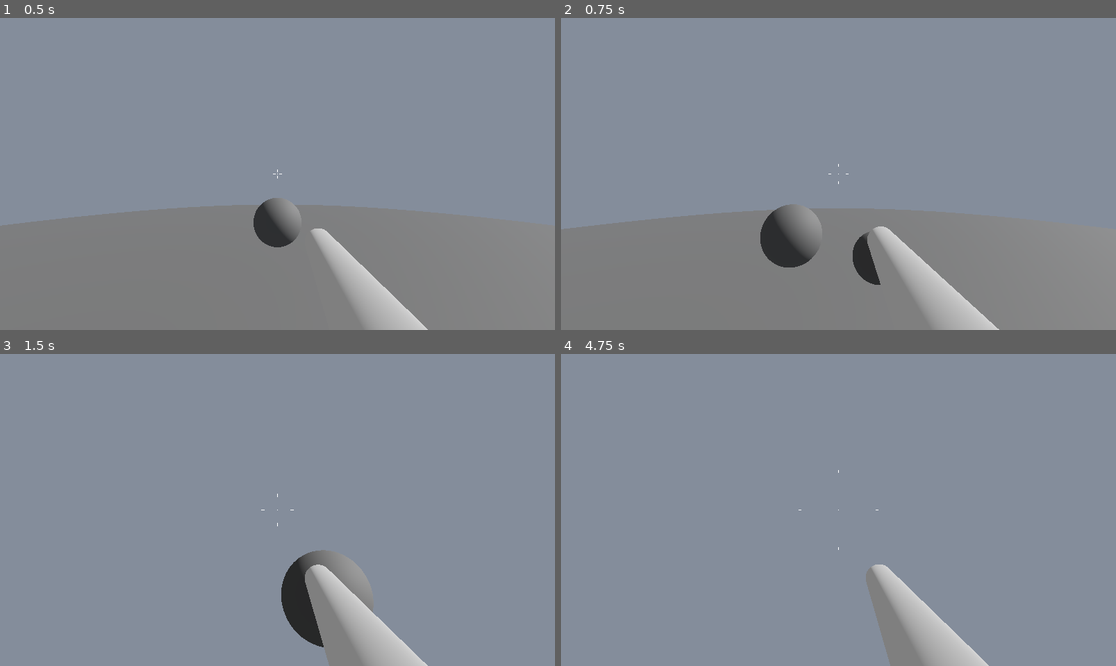
Above: before the commit, frames 1-4 (two rows, left to right).
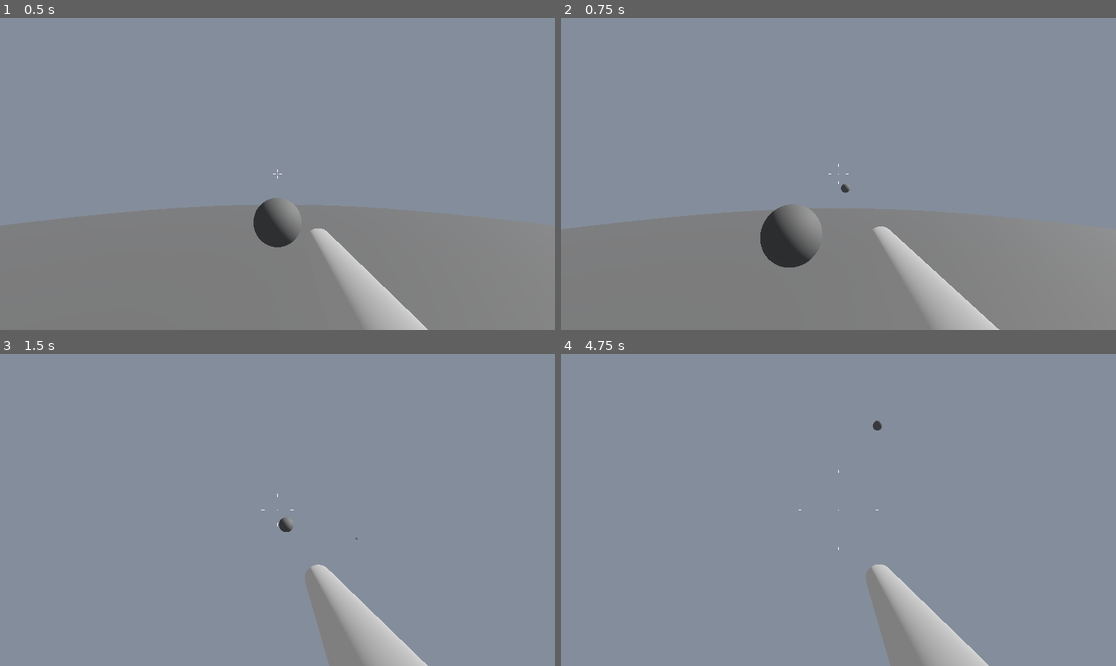
Above: after the commit, the same moments.

Repository: Domagoj-Tomic/punt
Game: Godot game, scene res://scenes/root/root.tscn
Two runs of this game, one before a commit and one after it. Both use one fixed random seed, a clock stepped at 60 frames per second and the inputs below.
Inputs (mouse positions are in pixels of both pictures, inside the frame that each line leads up to):
- Up to frame 1 (0.5 s): no input
- Up to frame 2 (0.75 s): tap Enter at 0.5 s; move the mouse to (866, 174) at 0.52 s; press the mouse at (866, 174) at 0.53 s; hold W (move_forward) from 0.53 s (still down); tap Ctrl (crouch) at 0.6 s
- Up to frame 3 (1.5 s): keep holding W (move_forward); tap Space (jump) at 0.77 s; move the mouse to (249, 510) at 1.27 s; release the mouse at (249, 510) at 1.28 s; click (249, 510) at 1.35 s
- Up to frame 4 (4.75 s): tap Space (jump) at 1.52, 3.02, 3.5, 3.77, 4.52 s; tap 1 (select_weapon_1) at 1.55, 2.1 s; move the mouse to (849, 503) at 2.02 s; tap 2 (select_weapon_2) at 2.3, 2.85 s; move the mouse to (832, 516) at 2.77 s; tap 3 (select_weapon_3) at 3.05, 3.6 s; move the mouse to (877, 513) at 3.52 s; tap Ctrl (crouch) at 3.8, 4.35 s; tap Escape (menu) at 4.15 s; move the mouse to (672, 463) at 4.27 s; release W (move_forward) at 4.28 s; hold A (move_left) from 4.28 s (still down); click (672, 463) at 4.55 s

Frame 1 is identical in both runs. In frame 2, 0.5% of the frame differs, in the area x 50-58%, y 53-86%; in frame 3, 1.6%, in the area x 50-68%, y 52-94%; in frame 4, less than 0.1%.

Commit message:
Created a Base Gun class, renamed Gun to Cannon and refactored it to inherit from Base Gun. Removed Hand node and moved its functionality to Gun Socket. Moved fire input handling from Gun Socket to PlayerController.

Diff:
--- a/scenes/projectile/projectile.tscn
+++ b/scenes/Weapons/projectile/projectile.tscn
@@ -1,6 +1,6 @@
 [gd_scene load_steps=4 format=3 uid="uid://d1c73821hexc1"]
 
-[ext_resource type="Script" uid="uid://bxi1t2hndju3l" path="res://scenes/projectile/projectile.gd" id="1_t8015"]
+[ext_resource type="Script" uid="uid://bxi1t2hndju3l" path="res://scenes/Weapons/projectile/projectile.gd" id="1_t8015"]
 
 [sub_resource type="SphereShape3D" id="SphereShape3D_20g27"]
 radius = 0.2
--- /dev/null
+++ b/scenes/Weapons/weaponBaseGun/base_gun.gd
@@ -0,0 +1,63 @@
+extends Node3D
+class_name BaseGun
+
+
+signal equipped(equipper)
+signal unequipped()
+
+
+@export var chamber_path: NodePath = NodePath("Mesh/Chamber")
+@export var muzzle_path: NodePath = NodePath("Mesh/Chamber/Muzzle")
+
+
+var owning_character: CharacterBody3D = null
+var is_firing: bool = false:
+	get:
+		return is_firing
+	set(value):
+		if is_firing == value:
+			return
+		is_firing = value
+		if is_firing:
+			_on_start_firing()
+		else:
+			_on_stop_firing()
+
+
+@onready var chamber: Marker3D = get_node_or_null(chamber_path) as Marker3D
+@onready var muzzle: Marker3D = get_node_or_null(muzzle_path) as Marker3D
+
+
+func _ready() -> void:
+	_refresh_onready_nodes()
+
+
+func _refresh_onready_nodes() -> void:
+	chamber = get_node_or_null(chamber_path) as Marker3D
+	muzzle = get_node_or_null(muzzle_path) as Marker3D
+
+
+func _on_start_firing() -> void:
+	pass
+
+
+func _on_stop_firing() -> void:
+	pass
+
+
+func notify_equipped(equipper: CharacterBody3D) -> void:
+	owning_character = equipper
+	emit_signal("equipped", equipper)
+
+
+func notify_unequipped() -> void:
+	owning_character = null
+	emit_signal("unequipped")
+
+
+# Safe position helpers (fallback to this node's global position if markers missing)
+func get_chamber_global_position() -> Vector3:
+	return chamber.global_position if chamber else global_position
+
+func get_muzzle_global_position() -> Vector3:
+	return muzzle.global_position if muzzle else global_position
--- /dev/null
+++ b/scenes/Weapons/weaponBaseGun/base_gun.tscn
@@ -0,0 +1,22 @@
+[gd_scene load_steps=4 format=3 uid="uid://b7kwk3sw7jcoj"]
+
+[ext_resource type="Script" uid="uid://dlybeuwwhno6c" path="res://scenes/Weapons/weaponBaseGun/base_gun.gd" id="1_63c6j"]
+[ext_resource type="Material" uid="uid://c2dh6pp3n7ndk" path="res://scenes/Weapons/weaponBaseGun/weapon_material.tres" id="2_kql16"]
+
+[sub_resource type="CylinderMesh" id="CylinderMesh_53ank"]
+material = ExtResource("2_kql16")
+top_radius = 0.1
+bottom_radius = 0.15
+height = 1.5
+
+[node name="BaseGun" type="Node3D"]
+script = ExtResource("1_63c6j")
+
+[node name="Mesh" type="MeshInstance3D" parent="."]
+transform = Transform3D(1.9106855e-15, -4.371139e-08, 1, -1, -4.371139e-08, 0, 4.371139e-08, -1, -4.371139e-08, 0, 0, -0.75)
+mesh = SubResource("CylinderMesh_53ank")
+
+[node name="Chamber" type="Marker3D" parent="Mesh"]
+
+[node name="Muzzle" type="Marker3D" parent="Mesh/Chamber"]
+transform = Transform3D(1, 0, 0, 0, 1, 0, 0, 0, 1, 0, 0.75, 0)
--- /dev/null
+++ b/scenes/Weapons/weaponCannon/weaponCannon.gd
@@ -0,0 +1,108 @@
+extends BaseGun
+class_name Cannon
+
+# Projectile scene (weapon-specific)
+var projectileInstance = preload("res://scenes/Weapons/projectile/projectile.tscn")
+
+# Optional local ShapeCast (kept as a child node under Mesh/Chamber in the scene)
+@onready var shapeCast: ShapeCast3D = get_node_or_null("Mesh/Chamber/ShapeCast3D") as ShapeCast3D
+
+@export var projectileVelocity: float = 50.0
+@export var resolve_overlap_with_shapecast: bool = true
+@export var immediate_shapecast_update: bool = false
+
+# When equipped, BaseGun.notify_equipped sets owning_character; call super to keep that behaviour.
+func notify_equipped(equipper: CharacterBody3D) -> void:
+	super.notify_equipped(equipper)
+
+# Default behaviour on trigger start: fire once.
+# Override this in subclasses for auto/burst behaviour (e.g. start a timer or enable physics_process).
+func _on_start_firing() -> void:
+	fire_projectile()
+
+func fire_projectile() -> void:
+	if projectileInstance == null:
+		push_error("%s: projectileInstance is not set" % self)
+		return
+
+	var projectile: RigidBody3D = projectileInstance.instantiate() as RigidBody3D
+	if projectile == null:
+		push_error("%s: failed to instantiate projectileInstance" % self)
+		return
+
+	var chamber_pos: Vector3 = get_chamber_global_position()
+	var muzzle_pos: Vector3 = get_muzzle_global_position()
+	var aim_dir: Vector3 = (muzzle_pos - chamber_pos).normalized()
+
+	# ShapeCast logic if present in the scene
+	if shapeCast:
+		shapeCast.clear_exceptions()
+		if owning_character:
+			shapeCast.add_exception(owning_character)
+		shapeCast.target_position = shapeCast.to_local(muzzle_pos)
+
+		if immediate_shapecast_update:
+			shapeCast.force_shapecast_update()
+
+	var spawn_pos: Vector3 = muzzle_pos
+	if shapeCast and shapeCast.is_colliding():
+		spawn_pos = shapeCast.get_collision_point(0)
+
+	if resolve_overlap_with_shapecast:
+		spawn_pos = _resolve_overlap(spawn_pos, aim_dir, projectile)
+
+	add_child(projectile)
+	projectile.global_position = spawn_pos
+	if projectile.has_method("init"):
+		projectile.init(owning_character)
+	if projectile is RigidBody3D:
+		projectile.linear_velocity = aim_dir * projectileVelocity
+
+
+func _resolve_overlap(initial_pos: Vector3, aim_dir: Vector3, projectile_scene: RigidBody3D) -> Vector3:
+	var proj_radius: float = _get_projectile_collision_radius(projectile_scene)
+	if proj_radius <= 0.0:
+		proj_radius = 0.2
+
+	var max_back_distance: float = 1.0
+	# if both chamber and muzzle exist, compute their distance for a reasonable max back distance
+	if chamber and muzzle:
+		max_back_distance = (muzzle.global_position - chamber.global_position).length()
+
+	var step: float = max(proj_radius * 0.25, 0.01)
+	var pos: Vector3 = initial_pos
+
+	var dss = get_world_3d().direct_space_state
+	var sphere = SphereShape3D.new()
+	sphere.radius = proj_radius
+
+	var collider_exclude: Array = []
+	if owning_character:
+		collider_exclude.append(owning_character)
+	collider_exclude.append(self)
+
+	var back_moved: float = 0.0
+	while true:
+		var params = PhysicsShapeQueryParameters3D.new()
+		params.shape = sphere
+		params.transform = Transform3D(Basis(), pos)
+		params.exclude = collider_exclude
+		var result: Array = dss.intersect_shape(params, 1)
+		if result.size() == 0:
+			break
+		pos -= aim_dir * step
+		back_moved += step
+		if back_moved >= max_back_distance:
+			break
+	return pos
+
+
+func _get_projectile_collision_radius(projectile_scene: RigidBody3D) -> float:
+	for child in projectile_scene.get_children():
+		if child is CollisionShape3D:
+			var shape = child.shape
+			if shape is SphereShape3D:
+				return shape.radius
+			if shape is CapsuleShape3D:
+				return shape.radius
+	return 0.0
--- /dev/null
+++ b/scenes/Weapons/weaponCannon/weaponCannon.tscn
@@ -0,0 +1,19 @@
+[gd_scene load_steps=4 format=3 uid="uid://b5682cv8dco12"]
+
+[ext_resource type="PackedScene" uid="uid://b7kwk3sw7jcoj" path="res://scenes/Weapons/weaponBaseGun/base_gun.tscn" id="1_2lug3"]
+[ext_resource type="Script" uid="uid://csd8k3civy18p" path="res://scenes/Weapons/weaponCannon/weaponCannon.gd" id="2_ntm2i"]
+
+[sub_resource type="SphereShape3D" id="SphereShape3D_ntm2i"]
+radius = 0.2
+
+[node name="BaseGun" instance=ExtResource("1_2lug3")]
+script = ExtResource("2_ntm2i")
+projectileVelocity = 50.0
+resolve_overlap_with_shapecast = true
+immediate_shapecast_update = true
+
+[node name="ShapeCast3D" type="ShapeCast3D" parent="Mesh/Chamber" index="1"]
+transform = Transform3D(4.3711402e-08, 8.742277e-08, 1, -1.509958e-07, -1, 8.742278e-08, 1, -1.509958e-07, -4.371139e-08, 0, 0, 0)
+enabled = false
+shape = SubResource("SphereShape3D_ntm2i")
+target_position = Vector3(0, -0.75, 0)
--- a/scenes/gun/gun.gd
+++ /dev/null
@@ -1,87 +0,0 @@
-extends Node3D
-class_name Gun
-
-var projectileInstance = preload("res://scenes/projectile/projectile.tscn")
-var owningCharacter: CharacterBody3D
-@onready var chamber = $Mesh/Chamber
-@onready var muzzle = $Mesh/Chamber/Muzzle
-@onready var shapeCast = $Mesh/Chamber/ShapeCast3D
-
-@export var projectileVelocity: float = 50.0
-@export var resolve_overlap_with_shapecast: bool = true
-@export var immediate_shapecast_update: bool = false
-
-func notify_equipped(equipper: CharacterBody3D):
-	owningCharacter = equipper
-
-func fire_projectile():
-	var projectile: RigidBody3D = projectileInstance.instantiate() as RigidBody3D
-
-	var chamber_pos: Vector3 = chamber.global_position
-	var muzzle_pos: Vector3 = muzzle.global_position
-	var aim_dir: Vector3 = (muzzle_pos - chamber_pos).normalized()
-
-	shapeCast.clear_exceptions()
-	if owningCharacter:
-		shapeCast.add_exception(owningCharacter)
-	shapeCast.target_position = shapeCast.to_local(muzzle_pos)
-
-	shapeCast.force_shapecast_update()
-
-	var spawn_pos: Vector3 = muzzle_pos
-	if shapeCast.is_colliding():
-		spawn_pos = shapeCast.get_collision_point(0)
-
-	if resolve_overlap_with_shapecast:
-		spawn_pos = _resolve_overlap(spawn_pos, aim_dir, projectile)
-
-	add_child(projectile)
-	projectile.global_position = spawn_pos
-	if projectile.has_method("init"):
-		projectile.init(owningCharacter)
-	projectile.linear_velocity = aim_dir * projectileVelocity
-
-
-func _resolve_overlap(initial_pos: Vector3, aim_dir: Vector3, projectile_scene: RigidBody3D) -> Vector3:
-	var proj_radius: float = _get_projectile_collision_radius(projectile_scene)
-	if proj_radius <= 0.0:
-		proj_radius = 0.2
-
-	var max_back_distance: float = (muzzle.global_position - chamber.global_position).length()
-	var step: float = max(proj_radius * 0.25, 0.01)
-	var pos: Vector3 = initial_pos
-
-	var dss = get_world_3d().direct_space_state
-	var sphere = SphereShape3D.new()
-	sphere.radius = proj_radius
-
-	var collider_exclude := []
-	if owningCharacter:
-		collider_exclude.append(owningCharacter)
-	collider_exclude.append(self)
-
-	var back_moved: float = 0.0
-	while true:
-		var params = PhysicsShapeQueryParameters3D.new()
-		params.shape = sphere
-		params.transform = Transform3D(Basis(), pos)
-		params.exclude = collider_exclude
-		var result = dss.intersect_shape(params, 1)
-		if result.size() == 0:
-			break
-		pos -= aim_dir * step
-		back_moved += step
-		if back_moved >= max_back_distance:
-			break
-	return pos
-
-
-func _get_projectile_collision_radius(projectile_scene: RigidBody3D) -> float:
-	for child in projectile_scene.get_children():
-		if child is CollisionShape3D:
-			var shape = child.shape
-			if shape is SphereShape3D:
-				return shape.radius
-			if shape is CapsuleShape3D:
-				return shape.radius
-	return 0.0
--- a/scenes/gun/gun.tscn
+++ /dev/null
@@ -1,32 +0,0 @@
-[gd_scene load_steps=5 format=3 uid="uid://dhu6j8e8faeco"]
-
-[ext_resource type="Script" uid="uid://csd8k3civy18p" path="res://scenes/gun/gun.gd" id="1_csbbp"]
-[ext_resource type="Material" uid="uid://c2dh6pp3n7ndk" path="res://scenes/gun/gun_material.tres" id="1_fjnj2"]
-
-[sub_resource type="CylinderMesh" id="CylinderMesh_r8ywq"]
-material = ExtResource("1_fjnj2")
-top_radius = 0.1
-bottom_radius = 0.15
-height = 1.5
-
-[sub_resource type="SphereShape3D" id="SphereShape3D_fjnj2"]
-radius = 0.2
-
-[node name="Gun" type="Node3D"]
-script = ExtResource("1_csbbp")
-projectileVelocity = 5.0
-
-[node name="Mesh" type="MeshInstance3D" parent="."]
-transform = Transform3D(1.9106855e-15, -4.371139e-08, 1, -1, -4.371139e-08, 0, 4.371139e-08, -1, -4.371139e-08, 0, 0, -0.75)
-mesh = SubResource("CylinderMesh_r8ywq")
-
-[node name="Chamber" type="Marker3D" parent="Mesh"]
-
-[node name="Muzzle" type="Marker3D" parent="Mesh/Chamber"]
-transform = Transform3D(1, 0, 0, 0, 1, 0, 0, 0, 1, 0, 0.75, 0)
-
-[node name="ShapeCast3D" type="ShapeCast3D" parent="Mesh/Chamber"]
-transform = Transform3D(4.3711402e-08, 8.742277e-08, 1, -1.509958e-07, -1, 8.742278e-08, 1, -1.509958e-07, -4.371139e-08, 0, 0, 0)
-enabled = false
-shape = SubResource("SphereShape3D_fjnj2")
-target_position = Vector3(0, -0.75, 0)
--- /dev/null
+++ b/scenes/pawn/gun_socket.gd
@@ -0,0 +1,52 @@
+extends Node3D
+class_name GunSocket
+
+
+@export var Weapons: Array[BaseGun]
+
+var selectedGunIndex : int = -1
+var input_fire_pressed : bool = false
+
+
+func _ready() -> void:
+	assert(owner is Pawn, "Owner of GunSocket must be a Pawn")
+
+	if not Weapons.is_empty():
+		Weapons[0].equip(owner)
+
+	######## Add weapon for debugging ########
+	var gun = load("res://scenes/Weapons/weaponCannon/weaponCannon.tscn").instantiate()
+	add_weapon(gun)
+	equip_weapon(gun)
+	##########################################
+
+
+func _physics_process(_delta):
+	Weapons[selectedGunIndex].is_firing = input_fire_pressed
+
+
+func  add_weapon(weapon):
+	if !Weapons.has(weapon):
+		Weapons.append(weapon)
+
+
+func equip_weapon(weapon : BaseGun = null):
+	if weapon and Weapons.has(weapon):
+		selectedGunIndex = Weapons.find(weapon)
+		add_child(Weapons[selectedGunIndex])
+		weapon.notify_equipped(owner)
+	else:
+		return null
+
+
+func equip_weapon_by_index(index : int = 0):
+	if Weapons.get(index):
+		selectedGunIndex = index
+		add_child(Weapons[selectedGunIndex])
+	else:
+		return null
+
+
+func unequip_weapon():
+	remove_child(Weapons[selectedGunIndex])
+	selectedGunIndex = -1
--- a/scenes/pawn/hand.gd
+++ /dev/null
@@ -1,51 +0,0 @@
-extends Node3D
-class_name Hand
-
-@export var Weapons: Array[Gun]
-@onready var socket : Marker3D = $GunSocket_Right
-var PAWN : Pawn
-var selectedGunIndex : int = -1
-var Controls: Dictionary = {
-	WEAPON1 = "select_weapon_1",
-	WEAPON2 = "select_weapon_2",
-	WEAPON3 = "select_weapon_3"
-}
-
-
-func _ready() -> void:
-	PAWN = get_parent().get_parent()
-	if !Weapons.is_empty():
-		Weapons[0].equip(PAWN)
-	var gun = load("res://scenes/gun/gun.tscn").instantiate()
-	add_weapon(gun)
-	equip_weapon(gun)
-
-
-func _physics_process(_delta):
-	if Input.is_action_just_pressed("fire"):
-		Weapons[selectedGunIndex].fire_projectile()
-
-
-func  add_weapon(weapon):
-	if !Weapons.has(weapon):
-		Weapons.append(weapon)
-
-
-func equip_weapon(weapon : Gun = null):
-	if weapon and Weapons.has(weapon):
-		selectedGunIndex = Weapons.find(weapon)
-		socket.add_child(Weapons[selectedGunIndex])
-		weapon.notify_equipped(owner)
-	else:
-		return null
-
-func equip_weapon_by_index(index : int = 0):
-	if Weapons.get(index):
-		selectedGunIndex = index
-		socket.add_child(Weapons[selectedGunIndex])
-	else:
-		return null
-
-func unequip_weapon():
-	socket.remove_child(Weapons[selectedGunIndex])
-	selectedGunIndex = -1
--- a/scenes/pawn/pawn.gd
+++ b/scenes/pawn/pawn.gd
@@ -67,6 +67,7 @@
 
 @onready var HEAD : Node3D = $Head
 @onready var CAMERA : Camera3D = $Head/Camera
+@onready var GUNSOCKET : GunSocket = $Head/GunSocket
 
 # Input-forwarded state (set every frame by PlayerController)
 var desired_input_dir : Vector2 = Vector2.ZERO
@@ -74,8 +75,6 @@
 var input_jump_just_pressed : bool = false
 var input_sprint_pressed : bool = false
 var input_crouch_pressed : bool = false
-var input_fire_just_pressed : bool = false
-var input_fire_pressed : bool = false
 
 # The yaw of the head (radians) provided by PlayerController
 var head_yaw : float = 0.0
--- a/scenes/pawn/pawn.tscn
+++ b/scenes/pawn/pawn.tscn
@@ -1,6 +1,6 @@
 [gd_scene load_steps=23 format=3 uid="uid://brbisld7l2pcm"]
 
-[ext_resource type="Script" uid="uid://7c5wcdrtpb8l" path="res://scenes/pawn/hand.gd" id="1_3ppau"]
+[ext_resource type="Script" uid="uid://bf32ish0yfh1j" path="res://scenes/pawn/gun_socket.gd" id="1_3ppau"]
 [ext_resource type="Script" uid="uid://blr1cvra03430" path="res://scenes/pawn/pawn.gd" id="1_dbje4"]
 [ext_resource type="Script" uid="uid://u5u7xxlvmcxx" path="res://scenes/pawn/debug.gd" id="2_dbje4"]
 [ext_resource type="Script" uid="uid://dgfl3skp075ft" path="res://scenes/pawn/EditorModule.gd" id="3_l50vd"]
@@ -421,18 +421,9 @@
 }
 speed_scale = 4.0
 
-[node name="Hand" type="Node3D" parent="Head"]
+[node name="GunSocket" type="Marker3D" parent="Head"]
+transform = Transform3D(1, 0, 0, 0, 1, 0, 0, 0, 1, 0.3, -0.5, 0)
 script = ExtResource("1_3ppau")
-metadata/_edit_group_ = true
-
-[node name="GunSocket_Centered" type="Marker3D" parent="Head/Hand"]
-transform = Transform3D(1, 0, 0, 0, 1, 0, 0, 0, 1, 0, -0.5, 0)
-
-[node name="GunSocket_Right" type="Marker3D" parent="Head/Hand"]
-transform = Transform3D(1, 0, 0, 0, 1, 0, 0, 0, 1, 0.3, -0.5, 0)
-
-[node name="GunSocket_Left" type="Marker3D" parent="Head/Hand"]
-transform = Transform3D(1, 0, 0, 0, 1, 0, 0, 0, 1, -0.3, -0.5, 0)
 
 [node name="UserInterface" type="Control" parent="."]
 layout_mode = 3
--- a/scenes/playerController/playerController.gd
+++ b/scenes/playerController/playerController.gd
@@ -8,6 +8,7 @@
 @export_group("Controller")
 @export var HEAD : Node3D
 @export var CAMERA : Camera3D
+@export var GUNSOCKET : GunSocket
 
 @export_group("Controls")
 @export var controls : Dictionary = {
@@ -18,7 +19,11 @@
 	JUMP = "jump",
 	CROUCH = "crouch",
 	SPRINT = "sprint",
-	PAUSE = "menu"
+	PAUSE = "menu",
+	WEAPON1 = "select_weapon_1",
+	WEAPON2 = "select_weapon_2",
+	WEAPON3 = "select_weapon_3",
+	FIRE = "fire"
 }
 
 @export_file var default_reticle
@@ -43,7 +48,7 @@
 
 # Local
 var mouseInput : Vector2 = Vector2.ZERO
-var pawn : Node = null
+var pawn : Pawn = null
 
 func _ready():
 	# expects the controller to be a direct child of the Pawn node
@@ -59,6 +64,9 @@
 	if HEAD:
 		HEAD.rotation.y = pawn.rotation.y
 		pawn.rotation.y = 0.0
+
+	if GUNSOCKET:
+		pawn.GUNSOCKET = GUNSOCKET
 
 	# set the default reticle via pawn API
 	if default_reticle:
@@ -106,8 +114,10 @@
 	pawn.input_jump_pressed = Input.is_action_pressed(controls.JUMP)
 	pawn.input_jump_just_pressed = Input.is_action_just_pressed(controls.JUMP)
 	pawn.input_sprint_pressed = Input.is_action_pressed(controls.SPRINT)
-	# Toggle crouch is buggy
 	pawn.input_crouch_pressed = Input.is_action_pressed(controls.CROUCH)
+
+	if GUNSOCKET:
+		GUNSOCKET.input_fire_pressed = Input.is_action_pressed("fire")
 
 	# update pawn with head yaw for movement transform
 	if HEAD:
@@ -214,3 +224,4 @@
 func set_head(head : Node3D):
 	HEAD = head
 	CAMERA = head.get_node("Camera")
+	GUNSOCKET = head.get_node("GunSocket")
Renamed: scenes/projectile/projectile.gd -> scenes/Weapons/projectile/projectile.gd
Renamed: scenes/projectile/projectile.gd.uid -> scenes/Weapons/projectile/projectile.gd.uid
Not shown, added: scenes/Weapons/weaponBaseGun/base_gun.gd.uid
Renamed: scenes/gun/gun_material.tres -> scenes/Weapons/weaponBaseGun/weapon_material.tres
Renamed: scenes/gun/gun.gd.uid -> scenes/Weapons/weaponCannon/weaponCannon.gd.uid
Not shown, added: scenes/pawn/gun_socket.gd.uid
Not shown, removed: scenes/pawn/hand.gd.uid
